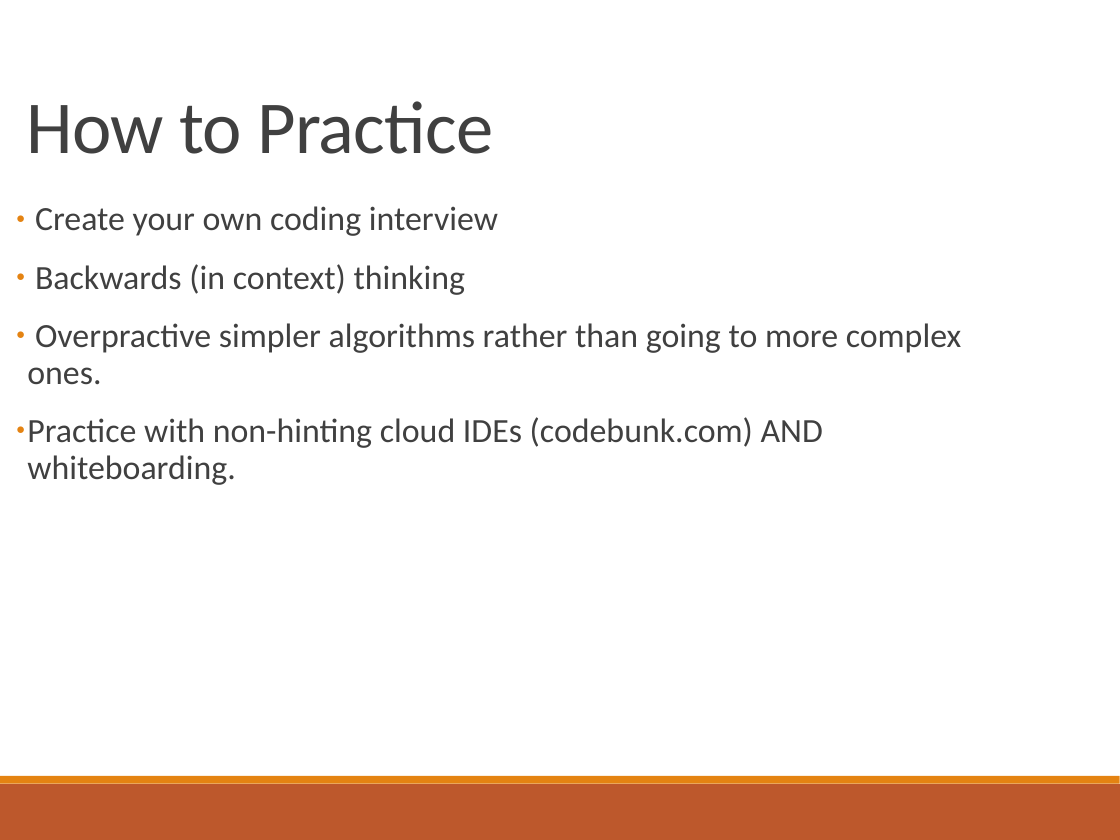
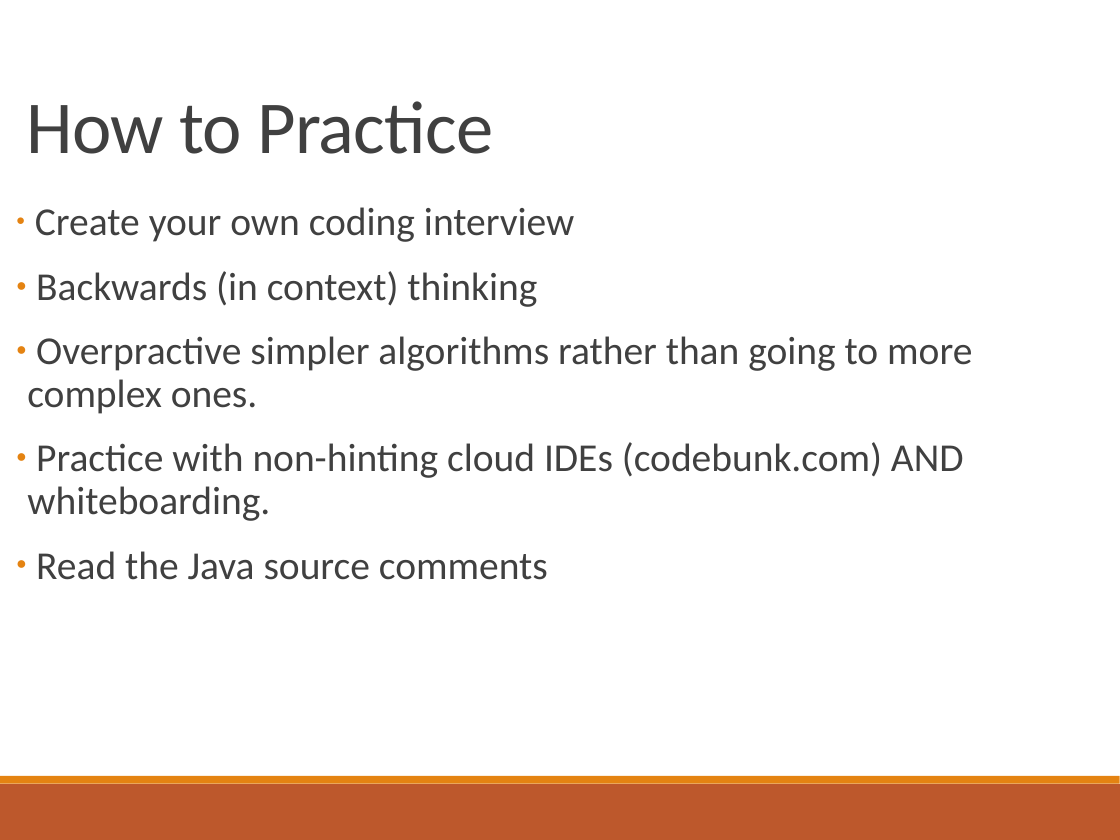
Before and after one commit to aaron678/coding-interview, a slide deck: slide 9 of presentationSlides3.pptx. Drawn at 1120x840 pixels with LibreOffice and Linux fonts; fonts in the diff are those of the drawing. Boxes give left, top, right and bottom in pixels: in the first picture for what was removed or moved away, otherwise in the second. Text is boxed around its words. In the diff, an @@ line names an element or a change of style, - is before the commit and + after.

```diff
--- a/presentationSlides3.pptx
+++ b/presentationSlides3.pptx
@@ text at bbox=[27, 207, 972, 521]: size 24 to 28 pt in "Create your own coding interview", "Backwards (in context) thinking", "Overpractive simpler algorithms rather than going to ...", "Practice with non-hinting cloud IDEs (codebunk.com) AND ..." @@
@@ text at bbox=[36, 551, 548, 580]: paragraph added @@
+● Read the Java source comments
```
Also in this commit, not shown: 9 other slides changed, 2 other files.
